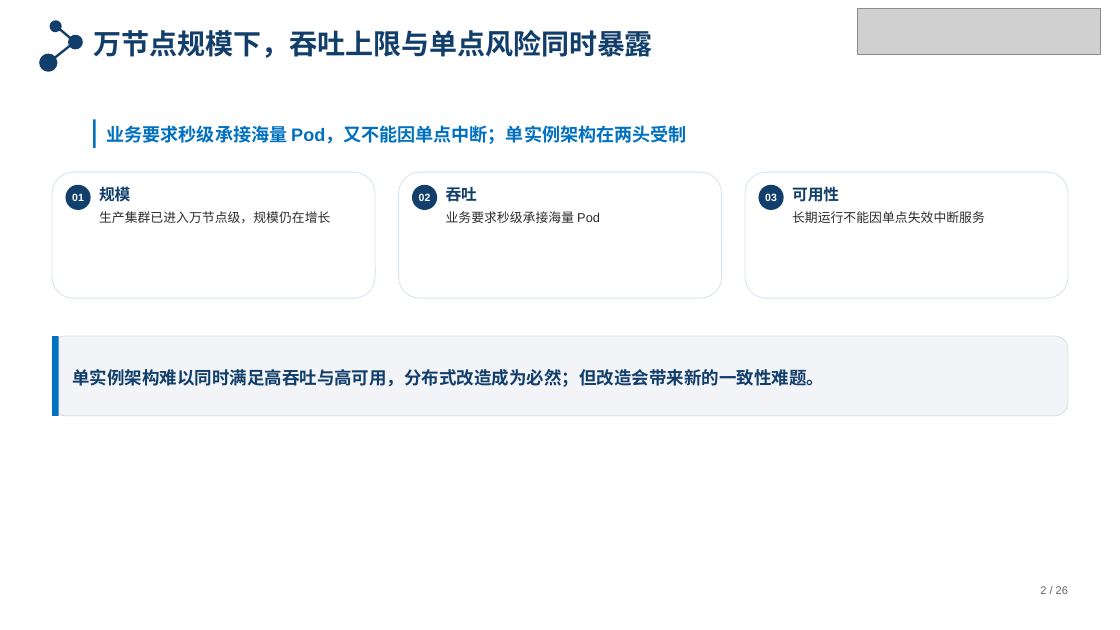
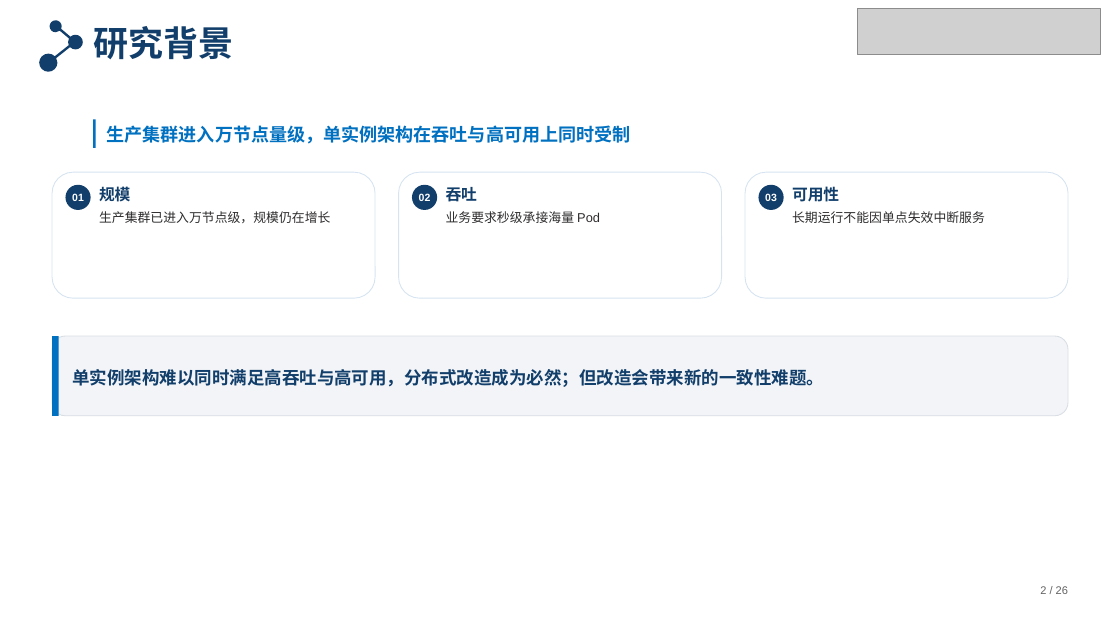
Before and after one commit to tengfei86/godel-scheduler, a slide deck: slide 2 of docs/thesis/defense/答辩PPT-北航模板版.pptx. Drawn at 1120x630 pixels with LibreOffice and Linux fonts; fonts in the diff are those of the drawing; grey boxes stand for pictures. Boxes give left, top, right and bottom in pixels: in the first picture for what was removed or moved away, otherwise in the second. Text is boxed around its words. In the diff, an @@ line names an element or a change of style, - is before the commit and + after.

```diff
--- a/docs/thesis/defense/答辩PPT-北航模板版.pptx
+++ b/docs/thesis/defense/答辩PPT-北航模板版.pptx
@@ text at box(93, 26, 233, 59): text changed; size 24 to 30 pt @@
-万节点规模下，吞吐上限与单点风险同时暴露
+研究背景
@@ text at box(107, 125, 631, 144): text changed @@
-业务要求秒级承接海量 Pod，又不能因单点中断；单实例架构在两头受制
+生产集群进入万节点量级，单实例架构在吞吐与高可用上同时受制
```
Also in this commit, not shown: 3 other files.
